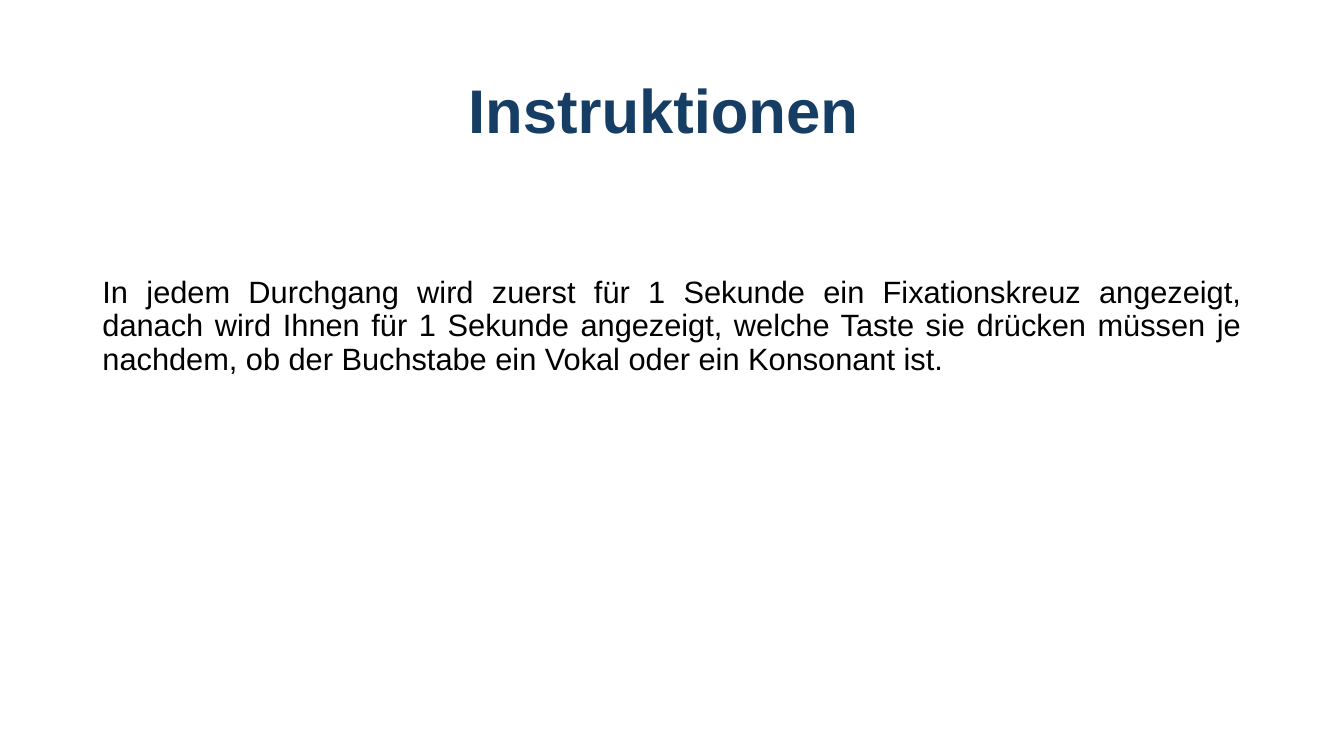
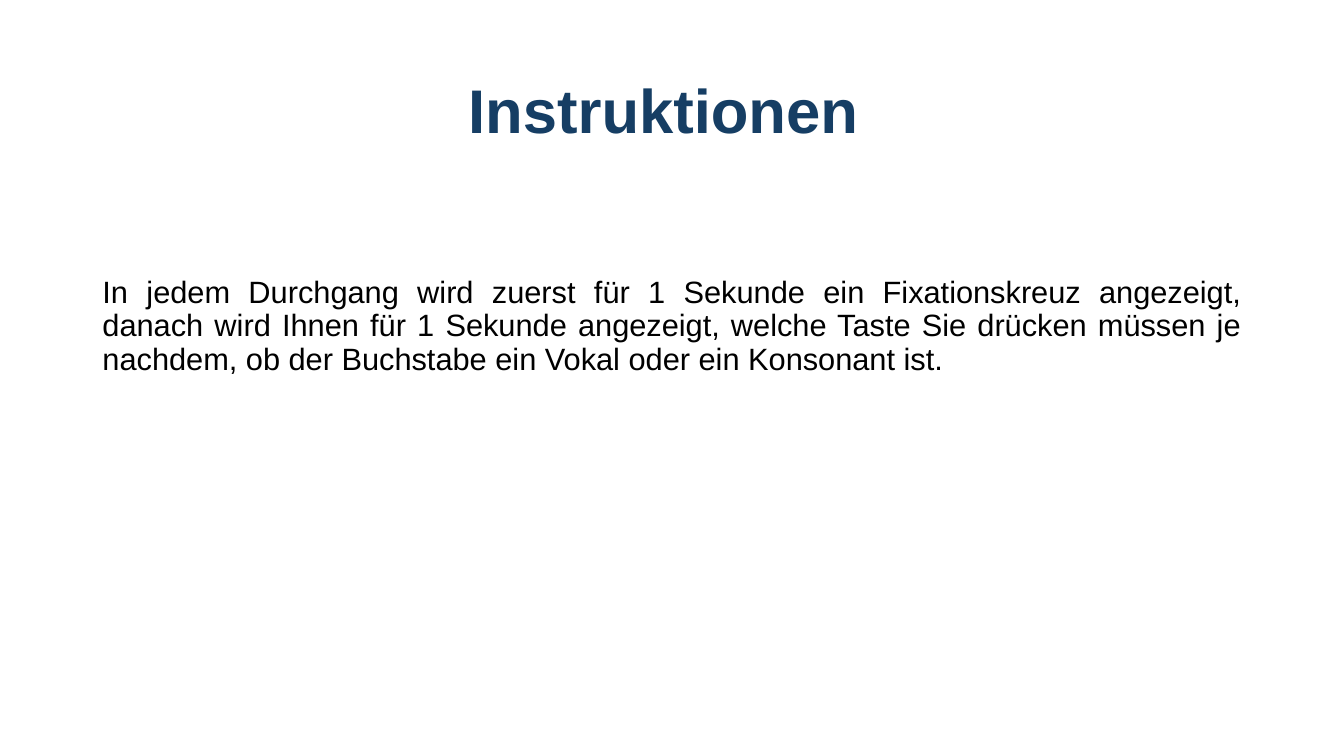
Before and after one commit to GidonFrischkorn/Ambizione-IndividualDifferencesStudy, a slide deck: slide 2 of tasks/letter-judgement-changingSR/Instructions_letterchangeSRBOX.pptx. Drawn at 1344x756 pixels with LibreOffice and Linux fonts; fonts in the diff are those of the drawing. Boxes give left, top, right and bottom in pixels: in the first picture for what was removed or moved away, otherwise in the second. Text is boxed around its words. In the diff, an @@ line names an element or a change of style, - is before the commit and + after.

```diff
--- a/tasks/letter-judgement-changingSR/Instructions_letterchangeSRBOX.pptx
+++ b/tasks/letter-judgement-changingSR/Instructions_letterchangeSRBOX.pptx
@@ text at (x1=102, y1=280, x2=1241, y2=374): text changed @@
-In jedem Durchgang wird zuerst für 1 Sekunde ein Fixationskreuz angezeigt, danach wird Ihnen für 1 Sekunde angezeigt, welche Taste sie drücken müssen je nachdem, ob der Buchstabe ein Vokal oder ein Konsonant ist.
+In jedem Durchgang wird zuerst für 1 Sekunde ein Fixationskreuz angezeigt, danach wird Ihnen für 1 Sekunde angezeigt, welche Taste Sie drücken müssen je nachdem, ob der Buchstabe ein Vokal oder ein Konsonant ist.
```
Also in this commit, not shown: 1 other slide changed, 12 other files.
